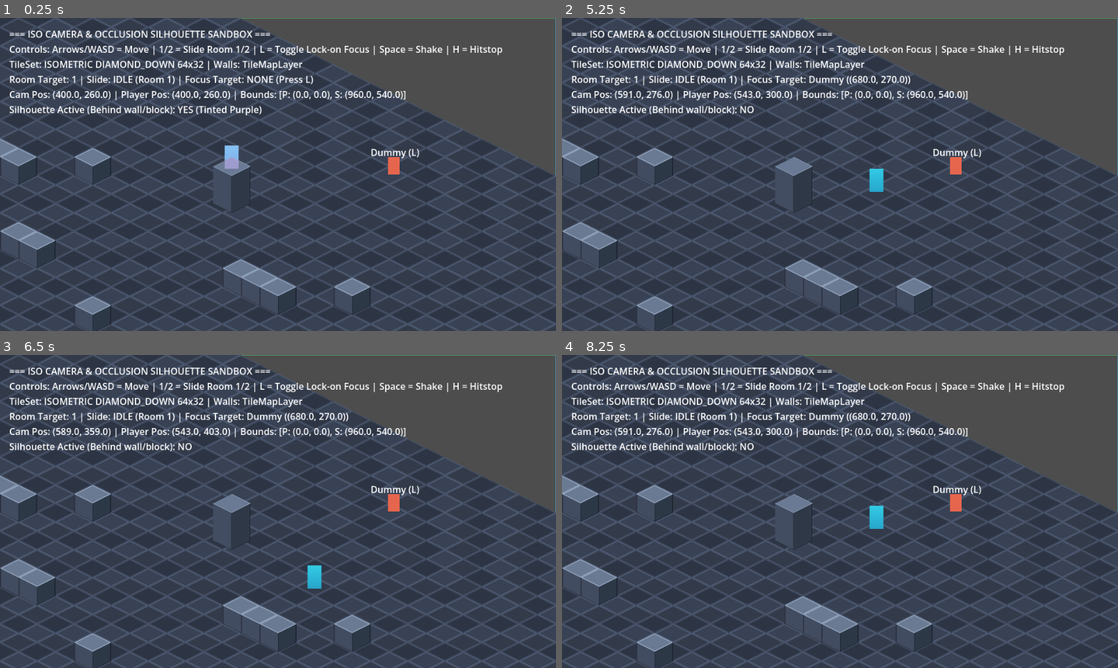
Above: before the commit, frames 1-4 (two rows, left to right).
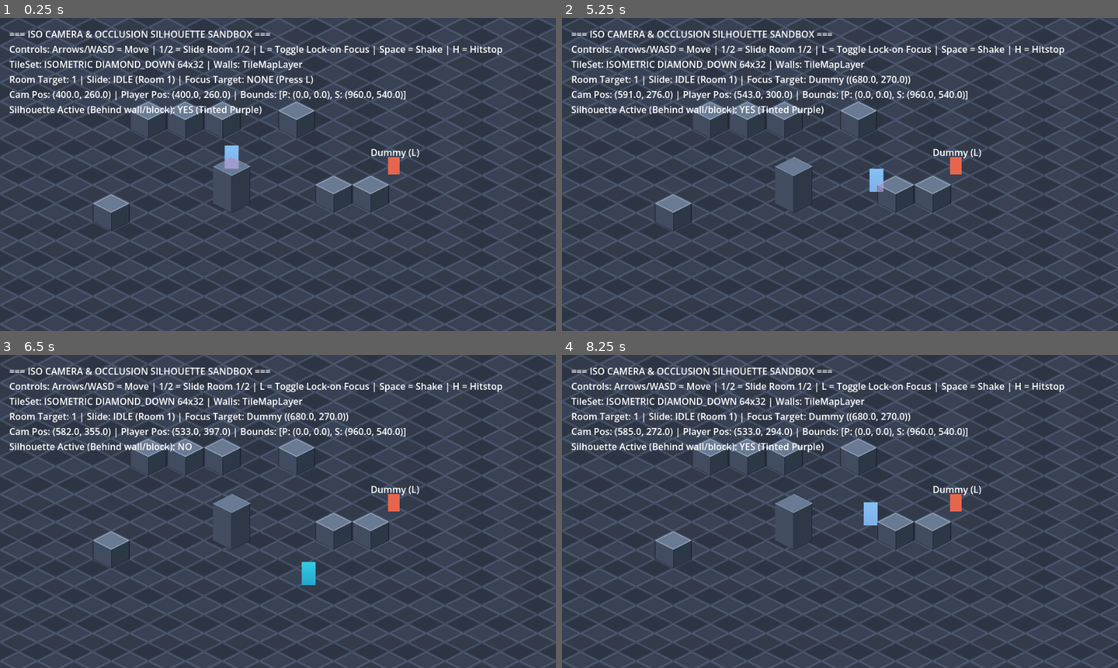
Above: after the commit, the same moments.

Repository: Firstyjps/duo-game
Game: Godot game, scene res://systems/camera/debug/iso_camera_sandbox.tscn
Two runs of this game, one before a commit and one after it. Both use one fixed random seed, a clock stepped at 60 frames per second and the inputs below. The project has no main scene, so this scene is started directly.
Inputs (mouse positions are in pixels of both pictures, inside the frame that each line leads up to):
- Up to frame 1 (0.25 s): no input
- Up to frame 2 (5.25 s): tap Enter (ui_accept) at 0.5, 0.77, 2, 3.77, 5 s; move the mouse to (962, 158) at 0.52 s; hold Right (move_right) 0.53-1.25 s; tap L (camera_focus_dummy) at 0.6 s; click (962, 158) at 0.67 s; drag from (728, 190) to (878, 155) at 1.27 s; move the mouse to (895, 105) at 2.02 s; hold Right (move_right) 2.03-2.75 s; tap 1 (camera_room_1) at 2.1 s; drag from (812, 237) to (673, 127) at 2.77 s; move the mouse to (1006, 221) at 3.52 s; hold Left (move_left) 3.53-4.25 s; tap Space (camera_shake) at 3.6 s; drag from (673, 127) to (756, 96) at 4.27 s; move the mouse to (867, 174) at 5.02 s; hold Down (move_down) from 5.03 s (still down); hold Shift from 5.03 s (still down); click (867, 174) at 5.17 s
- Up to frame 3 (6.5 s): release Down (move_down) at 5.75 s; release Shift at 5.75 s; drag from (194, 433) to (233, 520) at 5.77 s
- Up to frame 4 (8.25 s): move the mouse to (962, 495) at 6.52 s; hold Up (move_up) 6.53-7.25 s; hold R 6.53-7.25 s; tap Enter (ui_accept) at 6.77, 8 s; drag from (728, 527) to (878, 492) at 7.27 s; move the mouse to (895, 442) at 8.02 s; hold Down (move_down) from 8.03 s (still down); tap B at 8.1 s

The runs differ from the first frame. In frame 1, 13% of the frame differs, in the area x 0-100%, y 0-100%; in frame 2, 13%; in frame 3, 13%; in frame 4, 13%.

Commit message:
[camera] Geometric TileMap occlusion, feedback shake contract, and sandbox fixes (#41)

Diff:
--- a/game/systems/camera/debug/iso_camera_sandbox.gd
+++ b/game/systems/camera/debug/iso_camera_sandbox.gd
@@ -31,6 +31,12 @@
 		camera.follow(player, true)
 
 	for arg: String in OS.get_cmdline_user_args():
+		if arg == "--room2":
+			_current_room_id = 2
+			if camera != null:
+				camera.slide_to(ROOM_2, 0.0)
+			if player != null:
+				player.position = Vector2(1440, 270)
 		if arg.begins_with("--shot="):
 			_shoot(arg.trim_prefix("--shot="))
 
@@ -78,30 +84,67 @@
 	else:
 		add_child(walls_layer)
 
-	# วางพื้นทั่วทั้งสองห้อง (x: 0..1920, y: 0..540)
-	for gy in range(-6, 32):
-		for gx in range(-6, 40):
-			var world_pos: Vector2 = floor_layer.map_to_local(Vector2i(gx, gy))
-			if world_pos.x >= -64.0 and world_pos.x <= 1984.0 and world_pos.y >= -32.0 and world_pos.y <= 580.0:
+	# คำนวณขอบเขต cell จาก rect ของทั้งสองห้อง (Room 1 + Room 2 = 0..1920, 0..540) ด้วย local_to_map
+	var full_rect := ROOM_1.merge(ROOM_2) # Rect2(0, 0, 1920, 540)
+	var corners: Array[Vector2] = [
+		full_rect.position,
+		Vector2(full_rect.end.x, full_rect.position.y),
+		Vector2(full_rect.position.x, full_rect.end.y),
+		full_rect.end
+	]
+	var c_cells: Array[Vector2i] = []
+	for c in corners:
+		c_cells.append(floor_layer.local_to_map(c))
+
+	var min_gx: int = c_cells[0].x
+	var max_gx: int = c_cells[0].x
+	var min_gy: int = c_cells[0].y
+	var max_gy: int = c_cells[0].y
+	for cell in c_cells:
+		min_gx = mini(min_gx, cell.x)
+		max_gx = maxi(max_gx, cell.x)
+		min_gy = mini(min_gy, cell.y)
+		max_gy = maxi(max_gy, cell.y)
+
+	# ขยายช่วง cell เพื่อให้คลุมขอบจอทั้งห้อง 1 และห้อง 2 อย่างสมบูรณ์
+	min_gx -= 3
+	max_gx += 3
+	min_gy -= 3
+	max_gy += 3
+
+	# วางพื้นทั่วทั้งสองห้อง (ห้อง 2 มีพื้นครบถ้วน)
+	for gy: int in range(min_gy, max_gy + 1):
+		for gx: int in range(min_gx, max_gx + 1):
+			var cell := Vector2i(gx, gy)
+			var world_pos: Vector2 = floor_layer.map_to_local(cell)
+			if world_pos.x >= -64.0 and world_pos.x <= 1984.0 and world_pos.y >= -32.0 and world_pos.y <= 572.0:
 				var kind: int = (abs(gx) + abs(gy)) % 3
-				floor_layer.set_cell(Vector2i(gx, gy), 0, Vector2i(kind, 1))
-
-	# วางกำแพง TileMapLayer เพื่อพิสูจน์การตรวจจับ occlusion ของ silhouette
-	var wall_coords_room1: Array[Vector2i] = [
-		Vector2i(6, 8), Vector2i(7, 8), Vector2i(8, 8),
-		Vector2i(12, 12), Vector2i(13, 12),
-		Vector2i(4, 14), Vector2i(10, 6)
+				floor_layer.set_cell(cell, 0, Vector2i(kind, 1))
+
+	# วางกำแพง TileMapLayer ด้วยพิกัดโลกในแต่ละห้องที่แปลงเป็น cell ผ่าน local_to_map
+	# และมั่นใจได้ว่า map_to_local อยู่ในห้องจริง
+	var room1_wall_world_positions: Array[Vector2] = [
+		Vector2(260, 200), Vector2(324, 200), Vector2(388, 200),
+		Vector2(580, 320), Vector2(644, 320),
+		Vector2(200, 360), Vector2(520, 180)
 	]
-	for c in wall_coords_room1:
-		walls_layer.set_cell(c, 0, Vector2i(3, 0))
-
-	var wall_coords_room2: Array[Vector2i] = [
-		Vector2i(20, 8), Vector2i(21, 8), Vector2i(22, 8),
-		Vector2i(26, 12), Vector2i(27, 12),
-		Vector2i(18, 14), Vector2i(24, 6)
+	for wpos in room1_wall_world_positions:
+		var cell: Vector2i = walls_layer.local_to_map(wpos)
+		walls_layer.set_cell(cell, 0, Vector2i(3, 0))
+
+	var room2_wall_world_positions: Array[Vector2] = [
+		Vector2(1220, 200), Vector2(1284, 200), Vector2(1348, 200),
+		Vector2(1540, 320), Vector2(1604, 320),
+		Vector2(1160, 360), Vector2(1480, 180)
 	]
-	for c in wall_coords_room2:
-		walls_layer.set_cell(c, 0, Vector2i(3, 0))
+	for wpos in room2_wall_world_positions:
+		var cell: Vector2i = walls_layer.local_to_map(wpos)
+		walls_layer.set_cell(cell, 0, Vector2i(3, 0))
+
+	# ผูก walls_layer เข้ากับ silhouette ของตัวละคร
+	if silhouette != null:
+		silhouette.occluder_layers = [walls_layer.get_path()]
+		silhouette.direct_occluder_layers = [walls_layer]
 
 
 func _make_tileset() -> TileSet:
--- a/game/systems/camera/game_camera.gd
+++ b/game/systems/camera/game_camera.gd
@@ -56,20 +56,32 @@
 static var _hitstop_count: int = 0
 
 
+func _enter_tree() -> void:
+	if EventBus != null and is_instance_valid(EventBus):
+		if not EventBus.screen_shake_requested.is_connected(_on_screen_shake_requested):
+			EventBus.screen_shake_requested.connect(_on_screen_shake_requested)
+
+
 func _ready() -> void:
 	setup()
 
 
 func _exit_tree() -> void:
-	if EventBus != null and is_instance_valid(EventBus) and EventBus.damage_dealt.is_connected(_on_damage_dealt):
-		EventBus.damage_dealt.disconnect(_on_damage_dealt)
+	if EventBus != null and is_instance_valid(EventBus):
+		if EventBus.damage_dealt.is_connected(_on_damage_dealt):
+			EventBus.damage_dealt.disconnect(_on_damage_dealt)
+		if EventBus.screen_shake_requested.is_connected(_on_screen_shake_requested):
+			EventBus.screen_shake_requested.disconnect(_on_screen_shake_requested)
 	reset_hitstop()
 
 
 func _notification(what: int) -> void:
 	if what == NOTIFICATION_PREDELETE:
-		if EventBus != null and is_instance_valid(EventBus) and EventBus.damage_dealt.is_connected(_on_damage_dealt):
-			EventBus.damage_dealt.disconnect(_on_damage_dealt)
+		if EventBus != null and is_instance_valid(EventBus):
+			if EventBus.damage_dealt.is_connected(_on_damage_dealt):
+				EventBus.damage_dealt.disconnect(_on_damage_dealt)
+			if EventBus.screen_shake_requested.is_connected(_on_screen_shake_requested):
+				EventBus.screen_shake_requested.disconnect(_on_screen_shake_requested)
 
 
 ## กำหนดค่าเริ่มต้นและผูก signal — แยกจาก _ready ให้เทสต์เรียกได้โดยไม่ต้องอยู่ใน scene tree
@@ -77,8 +89,11 @@
 	_internal_pos = position
 	if bounds.size != Vector2.ZERO:
 		set_bounds(bounds)
-	if EventBus != null and is_instance_valid(EventBus) and not EventBus.damage_dealt.is_connected(_on_damage_dealt):
-		EventBus.damage_dealt.connect(_on_damage_dealt)
+	if EventBus != null and is_instance_valid(EventBus):
+		if not EventBus.damage_dealt.is_connected(_on_damage_dealt):
+			EventBus.damage_dealt.connect(_on_damage_dealt)
+		if not EventBus.screen_shake_requested.is_connected(_on_screen_shake_requested):
+			EventBus.screen_shake_requested.connect(_on_screen_shake_requested)
 
 
 ## กำหนดเป้าหมายที่กล้องจะติดตาม
@@ -344,3 +359,7 @@
 	if hitstop_enabled:
 		var duration: float = hitstop_player_hit_duration if is_player else hitstop_other_hit_duration
 		hitstop(duration, get_tree() if is_inside_tree() else null, hitstop_time_scale)
+
+
+func _on_screen_shake_requested(strength: float, _position: Vector2) -> void:
+	add_trauma(clampf(strength, 0.0, 1.0))
--- a/game/systems/player/occlusion/occlusion_silhouette.gd
+++ b/game/systems/player/occlusion/occlusion_silhouette.gd
@@ -3,11 +3,16 @@
 ## Silhouette เมื่อตัวละครถูกวัตถุบัง (Occlusion)
 ## node ลูกใต้ตัวละคร ชี้ไปที่ CanvasItem สไปรต์ของตัวนั้น
 ## เมื่อมีวัตถุบัง (y มากกว่าเท้าตัวละคร และทับสไปรต์) จะวาดสำเนาสไปรต์เป็นสีเดียวม่วงอ่อนด้วย z_index สูงกว่ากำแพง
+## ตรวจจับวัตถุบัง 2 ทาง:
+## 1. TileMapLayer ทรงสูง (เช่น กำแพง) ผ่าน @export var occluder_layers: Array[NodePath] (คำนวณเรขาคณิตด้วย local_to_map / map_to_local ไม่พึ่ง physics)
+## 2. Area2D บน layer world สำหรับวัตถุ/พร็อพ/ศัตรูทั่วไป (นับทุก Area2D ที่ทับ detection_area)
 
 const DEFAULT_COLOR := Color(0.7843, 0.7216, 1.0, 0.55)
 const SHADER_RES_PATH := "res://systems/player/occlusion/occlusion_silhouette.gdshader"
 
 @export var sprite_path: NodePath = NodePath("")
+## รายชื่อ NodePath ของ TileMapLayer ที่เป็นวัตถุสูง เช่น กำแพง/เสา
+@export var occluder_layers: Array[NodePath] = []
 ## สีของ silhouette (ม่วงอ่อนโปร่งใส ~ #c8b8ff alpha 0.55)
 @export var color: Color = DEFAULT_COLOR
 ## z_index ที่สูงกว่ากำแพง เพื่อให้วาดทับสิ่งกีดขวาง
@@ -19,22 +24,20 @@
 ## ตำแหน่งกึ่งกลางของพื้นที่ตรวจจับสัมพันธ์กับเท้าตัวละคร (origin อยู่ที่เท้า)
 @export var detection_offset: Vector2 = Vector2(0.0, -24.0)
 
+## รายการ TileMapLayer กำหนดเป็น instance โดยตรง (สำหรับ unit test หรือ dynamic assignment)
+var direct_occluder_layers: Array[TileMapLayer] = []
+
 var target_sprite: CanvasItem = null
 var silhouette_sprite: Sprite2D = null
 var detection_area: Area2D = null
 var detection_shape: CollisionShape2D = null
 var mock_occluders: Array = []
-var _overlapping_tiles: Dictionary = {} # RID -> { "layer": TileMapLayer, "coords": Vector2i }
 
 var _shader_mat: ShaderMaterial = null
 
 
 func _ready() -> void:
 	setup()
-
-
-func _exit_tree() -> void:
-	_overlapping_tiles.clear()
 
 
 ## กำหนดค่าเริ่มต้นและผูก node — แยกจาก _ready ให้เทสต์เรียกได้โดยไม่ต้องอยู่ใน scene tree
@@ -92,11 +95,6 @@
 	detection_area.monitoring = true
 	detection_area.monitorable = false
 
-	if not detection_area.body_shape_entered.is_connected(_on_body_shape_entered):
-		detection_area.body_shape_entered.connect(_on_body_shape_entered)
-	if not detection_area.body_shape_exited.is_connected(_on_body_shape_exited):
-		detection_area.body_shape_exited.connect(_on_body_shape_exited)
-
 	if detection_shape == null:
 		detection_shape = detection_area.get_node_or_null("CollisionShape2D") as CollisionShape2D
 		if detection_shape == null:
@@ -112,19 +110,18 @@
 	detection_shape.position = detection_offset
 
 
-func _on_body_shape_entered(body_rid: RID, body: Node, _body_shape_index: int, _local_shape_index: int) -> void:
-	if body is TileMapLayer:
-		var layer: TileMapLayer = body as TileMapLayer
-		var coords: Vector2i = layer.get_coords_for_body_rid(body_rid)
-		if coords != Vector2i(-1, -1):
-			_overlapping_tiles[body_rid] = {
-				"layer": layer,
-				"coords": coords
-			}
-
-
-func _on_body_shape_exited(body_rid: RID, _body: Node, _body_shape_index: int, _local_shape_index: int) -> void:
-	_overlapping_tiles.erase(body_rid)
+func _get_active_occluder_layers() -> Array[TileMapLayer]:
+	var result: Array[TileMapLayer] = []
+	for layer: TileMapLayer in direct_occluder_layers:
+		if is_instance_valid(layer) and not result.has(layer):
+			result.append(layer)
+	for path: NodePath in occluder_layers:
+		if path.is_empty():
+			continue
+		var node: Node = get_node_or_null(path)
+		if node is TileMapLayer and not result.has(node as TileMapLayer):
+			result.append(node as TileMapLayer)
+	return result
 
 
 ## อัปเดตข้อมูลภาพของ silhouette ให้ตรงกับ target sprite (Sprite2D หรือ AnimatedSprite2D)
@@ -133,7 +130,8 @@
 	if target_sprite == null or silhouette_sprite == null:
 		return
 
-	silhouette_sprite.global_transform = target_sprite.global_transform
+	if target_sprite is Node2D:
+		silhouette_sprite.global_transform = get_node_effective_global_transform(target_sprite as Node2D)
 
 	if target_sprite is Sprite2D:
 		var s: Sprite2D = target_sprite as Sprite2D
@@ -165,6 +163,9 @@
 ## ดึงตำแหน่ง bounding box ของสไปรต์ใน world coordinate
 func get_sprite_world_rect() -> Rect2:
 	var base_pos: Vector2 = global_position
+	if get_parent() != null and get_parent() is Node2D:
+		base_pos = get_node_effective_global_transform(get_parent() as Node2D).origin
+
 	if target_sprite is Sprite2D:
 		var s: Sprite2D = target_sprite as Sprite2D
 		var sz: Vector2 = detection_size
@@ -176,9 +177,10 @@
 				sz.x /= float(s.hframes)
 			if s.vframes > 1:
 				sz.y /= float(s.vframes)
-		var scale_factor: Vector2 = s.global_scale.abs()
+		var xform: Transform2D = get_node_effective_global_transform(s)
+		var scale_factor: Vector2 = xform.get_scale().abs()
 		sz = sz * scale_factor
-		var top_left: Vector2 = s.global_position + (s.offset * s.global_scale) - (sz * 0.5 if s.centered else Vector2.ZERO)
+		var top_left: Vector2 = xform.origin + (s.offset * scale_factor) - (sz * 0.5 if s.centered else Vector2.ZERO)
 		return Rect2(top_left, sz)
 	elif target_sprite is AnimatedSprite2D:
 		var a: AnimatedSprite2D = target_sprite as AnimatedSprite2D
@@ -188,19 +190,34 @@
 			var tex: Texture2D = frames.get_frame_texture(a.animation, a.frame)
 			if tex != null:
 				sz = tex.get_size()
-		var scale_factor: Vector2 = a.global_scale.abs()
+		var xform: Transform2D = get_node_effective_global_transform(a)
+		var scale_factor: Vector2 = xform.get_scale().abs()
 		sz = sz * scale_factor
-		var top_left: Vector2 = a.global_position + (a.offset * a.global_scale) - (sz * 0.5 if a.centered else Vector2.ZERO)
+		var top_left: Vector2 = xform.origin + (a.offset * scale_factor) - (sz * 0.5 if a.centered else Vector2.ZERO)
 		return Rect2(top_left, sz)
 
 	return Rect2(base_pos + detection_offset - detection_size * 0.5, detection_size)
+
+
+## คืนค่า global transform ของ node (รองรับทั้งเมื่ออยู่ใน scene tree และเมื่ออยู่นอก tree ใน unit test)
+static func get_node_effective_global_transform(node: Node2D) -> Transform2D:
+	if node == null:
+		return Transform2D.IDENTITY
+	if node.is_inside_tree():
+		return node.global_transform
+	var xform: Transform2D = node.transform
+	var cur: Node = node.get_parent()
+	while cur != null and cur is Node2D:
+		xform = (cur as Node2D).transform * xform
+		cur = cur.get_parent()
+	return xform
 
 
 ## ตัดสินว่าขณะนี้ตัวละครถูกวัตถุบังหรือไม่ โดยเรียก is_occluding() เสมอ
 func evaluate_occlusion() -> bool:
 	var feet_y: float = global_position.y
 	if get_parent() != null and get_parent() is Node2D:
-		feet_y = (get_parent() as Node2D).global_position.y
+		feet_y = get_node_effective_global_transform(get_parent() as Node2D).origin.y
 
 	var spr_rect: Rect2 = get_sprite_world_rect()
 
@@ -220,27 +237,14 @@
 					return true
 		return false
 
-	# 2. โหมดรันจริง: TileMapLayer ที่ทับซ้อน (บันทึกจาก body_shape_entered/exited)
-	var invalid_rids: Array[RID] = []
-	for rid: RID in _overlapping_tiles:
-		var item: Dictionary = _overlapping_tiles[rid]
-		var layer: TileMapLayer = item.get("layer") as TileMapLayer
-		if not is_instance_valid(layer) or not layer.is_inside_tree():
-			invalid_rids.append(rid)
-			continue
-		var coords: Vector2i = item.get("coords", Vector2i(-1, -1))
-		if coords == Vector2i(-1, -1):
-			invalid_rids.append(rid)
-			continue
-		var occ_y: float = get_tile_occluder_y(layer, coords)
-		var occ_rect: Rect2 = get_tile_world_rect(layer, coords)
-		if is_occluding(feet_y, occ_y, spr_rect, occ_rect):
-			return true
-
-	for rid: RID in invalid_rids:
-		_overlapping_tiles.erase(rid)
-
-	# 3. โหมดรันจริง: Area2D และ Bodies อื่น ๆ
+	# 2. โหมดรันจริง: TileMapLayer ที่กำหนดผ่าน occluder_layers (เรขาคณิต cell ผ่าน local_to_map ไม่พึ่ง physics)
+	var active_layers: Array[TileMapLayer] = _get_active_occluder_layers()
+	for layer: TileMapLayer in active_layers:
+		if is_instance_valid(layer) and layer.tile_set != null:
+			if is_tile_layer_occluding(layer, feet_y, spr_rect):
+				return true
+
+	# 3. โหมดรันจริง: Area2D และ Bodies อื่น ๆ บน layer world
 	if detection_area != null:
 		var parent_node: Node = get_parent()
 
@@ -319,12 +323,50 @@
 	return occluder_y > feet_y
 
 
+## ตรวจสอบว่าตัวละครถูก tile ใน TileMapLayer บังหรือไม่ โดยแปลง rect สไปรต์เป็น cell ด้วย local_to_map
+## และขยายช่วง cell ด้านล่าง (+2 แถว) เพื่อตรวจจับ tile ทรงสูงที่ยื่นขึ้นมา
+static func is_tile_layer_occluding(layer: TileMapLayer, feet_y: float, spr_rect: Rect2) -> bool:
+	if layer == null or layer.tile_set == null:
+		return false
+
+	var layer_xform: Transform2D = get_node_effective_global_transform(layer)
+	var inv_xform: Transform2D = layer_xform.affine_inverse()
+
+	var c1: Vector2 = spr_rect.position
+	var c2: Vector2 = Vector2(spr_rect.end.x, spr_rect.position.y)
+	var c3: Vector2 = Vector2(spr_rect.position.x, spr_rect.end.y)
+	var c4: Vector2 = spr_rect.end
+
+	var p1: Vector2i = layer.local_to_map(inv_xform * c1)
+	var p2: Vector2i = layer.local_to_map(inv_xform * c2)
+	var p3: Vector2i = layer.local_to_map(inv_xform * c3)
+	var p4: Vector2i = layer.local_to_map(inv_xform * c4)
+
+	var min_x: int = mini(mini(p1.x, p2.x), mini(p3.x, p4.x)) - 1
+	var max_x: int = maxi(maxi(p1.x, p2.x), maxi(p3.x, p4.x)) + 2
+	var min_y: int = mini(mini(p1.y, p2.y), mini(p3.y, p4.y)) - 1
+	var max_y: int = maxi(maxi(p1.y, p2.y), maxi(p3.y, p4.y)) + 2
+
+	for cx: int in range(min_x, max_x + 1):
+		for cy: int in range(min_y, max_y + 1):
+			var cell := Vector2i(cx, cy)
+			var source_id: int = layer.get_cell_source_id(cell)
+			if source_id == -1:
+				continue
+			var occ_y: float = get_tile_occluder_y(layer, cell)
+			var occ_rect: Rect2 = get_tile_world_rect(layer, cell)
+			if is_occluding(feet_y, occ_y, spr_rect, occ_rect):
+				return true
+	return false
+
+
 ## คำนวณค่า Y สำหรับ Y-sort occlusion ของ tile ใน TileMapLayer
 static func get_tile_occluder_y(layer: TileMapLayer, coords: Vector2i) -> float:
 	if layer == null:
 		return 0.0
 	var local_pos: Vector2 = layer.map_to_local(coords)
-	var world_pos: Vector2 = layer.to_global(local_pos)
+	var layer_xform: Transform2D = get_node_effective_global_transform(layer)
+	var world_pos: Vector2 = layer_xform * local_pos
 	var tile_data: TileData = layer.get_cell_tile_data(coords)
 	if tile_data != null and tile_data.has_meta(&"occluder_y"):
 		return float(tile_data.get_meta(&"occluder_y"))
@@ -336,7 +378,8 @@
 	if layer == null or layer.tile_set == null:
 		return Rect2()
 	var local_center: Vector2 = layer.map_to_local(coords)
-	var world_center: Vector2 = layer.to_global(local_center)
+	var layer_xform: Transform2D = get_node_effective_global_transform(layer)
+	var world_center: Vector2 = layer_xform * local_center
 	var source_id: int = layer.get_cell_source_id(coords)
 	if source_id == -1:
 		var sz: Vector2 = Vector2(layer.tile_set.tile_size)
@@ -353,9 +396,8 @@
 	var origin: Vector2 = Vector2.ZERO
 	if source is TileSetAtlasSource:
 		var atlas: TileSetAtlasSource = source as TileSetAtlasSource
-		var reg_size: Vector2i = atlas.get_tile_texture_region_size(atlas_coords)
-		if reg_size != Vector2i.ZERO:
-			tile_size = Vector2(reg_size)
+		var size_in_atlas: Vector2i = atlas.get_tile_size_in_atlas(atlas_coords)
+		tile_size = Vector2(atlas.texture_region_size.x * size_in_atlas.x, atlas.texture_region_size.y * size_in_atlas.y)
 		if tile_data != null:
 			origin = Vector2(tile_data.texture_origin)
 
--- a/game/tests/test_camera_iso.gd
+++ b/game/tests/test_camera_iso.gd
@@ -486,3 +486,96 @@
 	char_root.free()
 
 	return occluded and visible_ok and tex_matched and flip_matched
+
+
+func test_occlusion_real_tilemap_layer_diamond_down() -> bool:
+	var ts := TileSet.new()
+	ts.tile_shape = TileSet.TILE_SHAPE_ISOMETRIC
+	ts.tile_layout = TileSet.TILE_LAYOUT_DIAMOND_DOWN
+	ts.tile_size = Vector2i(64, 32)
+
+	var src := TileSetAtlasSource.new()
+	src.texture = load("res://systems/player/debug/iso/iso_tiles.png")
+	src.texture_region_size = Vector2i(64, 32)
+	ts.add_source(src, 0)
+	src.create_tile(Vector2i(3, 0), Vector2i(1, 2))
+	var block: TileData = src.get_tile_data(Vector2i(3, 0), 0)
+	block.texture_origin = Vector2i(0, 16)
+
+	var walls_layer := TileMapLayer.new()
+	walls_layer.tile_set = ts
+	var wall_cell := Vector2i(2, 2)
+	walls_layer.set_cell(wall_cell, 0, Vector2i(3, 0))
+
+	var wall_center: Vector2 = walls_layer.map_to_local(wall_cell)
+	var wall_base_y: float = wall_center.y
+	var tile_rect: Rect2 = OcclusionSilhouette.get_tile_world_rect(walls_layer, wall_cell)
+
+	var tile_rect_ok: bool = tile_rect.size == Vector2(64, 64) and is_equal_approx(tile_rect.position.y, wall_base_y - 48.0)
+
+	var char_root := Node2D.new()
+	var spr := Sprite2D.new()
+	spr.name = "HeroSprite"
+	var img := Image.create(32, 48, false, Image.FORMAT_RGBA8)
+	spr.texture = ImageTexture.create_from_image(img)
+	spr.centered = true
+	spr.offset = Vector2(0, -24)
+	char_root.add_child(spr)
+
+	var sil := OcclusionSilhouette.new()
+	sil.sprite_path = NodePath("../HeroSprite")
+	sil.direct_occluder_layers = [walls_layer]
+	char_root.add_child(sil)
+	sil.setup()
+
+	# 1. เท้าอยู่หลังกำแพง (y น้อยกว่าฐาน) สไปรต์ทับภาพ -> บัง
+	char_root.position = Vector2(wall_center.x, wall_base_y - 8.0)
+	var occluded_behind: bool = sil.tick(0.0)
+	var visible_behind: bool = sil.silhouette_sprite != null and sil.silhouette_sprite.visible
+
+	# 2. อยู่หน้ากำแพง (y มากกว่าฐาน) -> ไม่บัง
+	char_root.position = Vector2(wall_center.x, wall_base_y + 8.0)
+	var occluded_in_front: bool = sil.tick(0.0)
+	var visible_in_front: bool = sil.silhouette_sprite != null and sil.silhouette_sprite.visible
+
+	# 3. ไกลกำแพง -> ไม่บัง
+	char_root.position = Vector2(wall_center.x + 200.0, wall_base_y - 8.0)
+	var occluded_far: bool = sil.tick(0.0)
+	var visible_far: bool = sil.silhouette_sprite != null and sil.silhouette_sprite.visible
+
+	char_root.free()
+	walls_layer.free()
+
+	return tile_rect_ok \
+		and occluded_behind and visible_behind \
+		and not occluded_in_front and not visible_in_front \
+		and not occluded_far and not visible_far
+
+
+func test_camera_screen_shake_requested() -> bool:
+	var cam := GameCamera.new()
+	cam._enter_tree()
+
+	var initial_trauma_zero: bool = cam.trauma == 0.0
+
+	# 1. ส่ง screen_shake_requested(0.6, pos) -> trauma เพิ่มขึ้น 0.6
+	EventBus.screen_shake_requested.emit(0.6, Vector2(100, 200))
+	var trauma_06: bool = is_equal_approx(cam.trauma, 0.6)
+
+	# 2. ส่งค่าเกิน 1.0 (0.8) -> trauma ต้องถูก clamp ไม่เกิน 1.0
+	EventBus.screen_shake_requested.emit(0.8, Vector2.ZERO)
+	var trauma_clamped_max: bool = is_equal_approx(cam.trauma, 1.0)
+
+	# 3. ส่งค่าติดลบ (-0.5) ขณะ trauma = 0.5 -> clampf(-0.5, 0, 1) = 0.0 -> trauma ยังคงเป็น 0.5 ไม่ลดลง
+	cam.trauma = 0.5
+	EventBus.screen_shake_requested.emit(-0.5, Vector2.ZERO)
+	var trauma_clamped_min: bool = is_equal_approx(cam.trauma, 0.5)
+
+	# 4. เมื่อออกจาก tree (_exit_tree) ต้อง disconnect สัญญาณ
+	cam._exit_tree()
+	EventBus.screen_shake_requested.emit(0.4, Vector2.ZERO)
+	var disconnected_ok: bool = is_equal_approx(cam.trauma, 0.5)
+
+	cam.free()
+
+	return initial_trauma_zero and trauma_06 and trauma_clamped_max and trauma_clamped_min and disconnected_ok
Not shown, added: REPORT.md
Not shown, changed: game/systems/camera/CLAUDE.md
